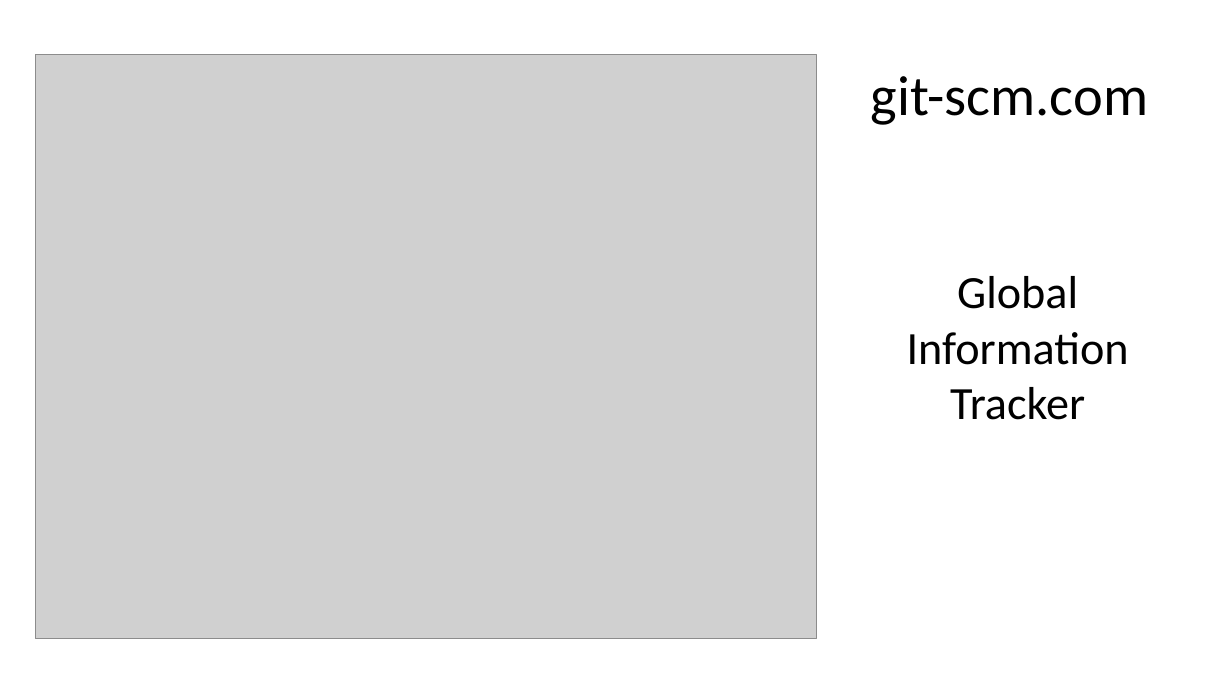
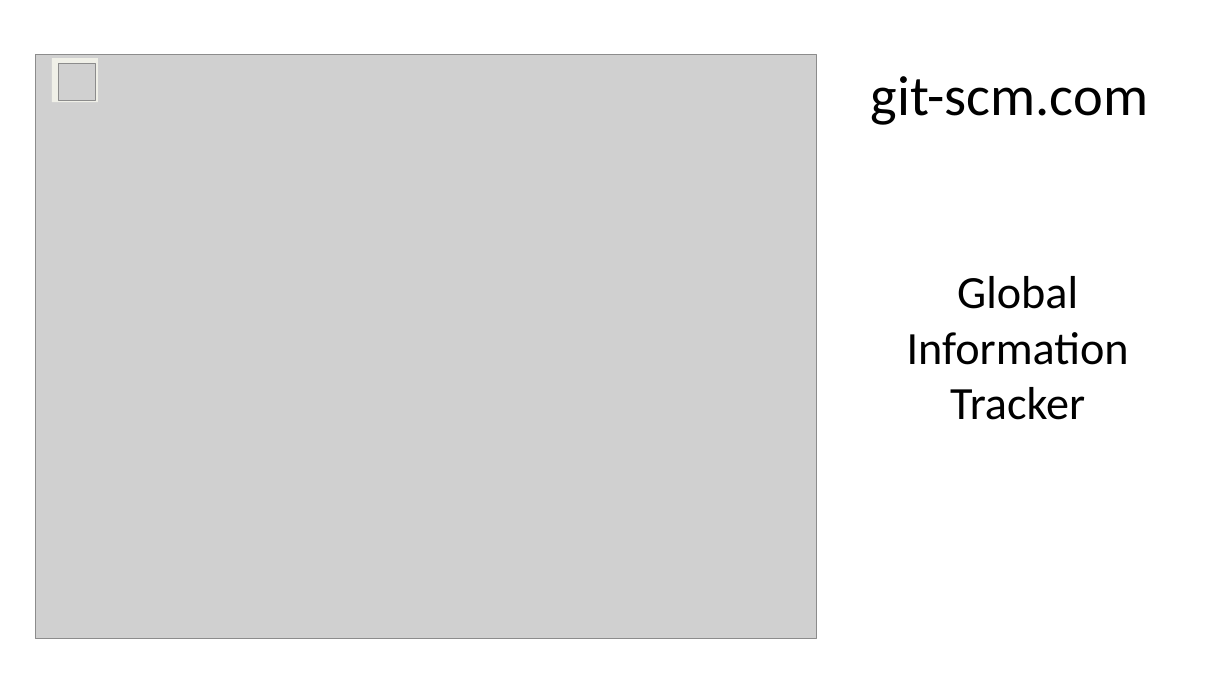
Before and after one commit to EnAnsari/software-engineering, a slide deck: slide 3 of git-and-docker/git-and-docker.pptx. Drawn at 1232x693 pixels with LibreOffice and Linux fonts; fonts in the diff are those of the drawing; grey boxes stand for pictures. Boxes give left, top, right and bottom in pixels: in the first picture for what was removed or moved away, otherwise in the second. Text is boxed around its words. In the diff, an @@ line names an element or a change of style, - is before the commit and + after.

```diff
--- a/git-and-docker/git-and-docker.pptx
+++ b/git-and-docker/git-and-docker.pptx
@@ rectangle added at [52, 58, 98, 103], fill #F0F0E8 @@
@@ picture added at [58, 64, 95, 101] @@
```
Also in this commit, not shown: 8 other slides changed, 1 other file.
